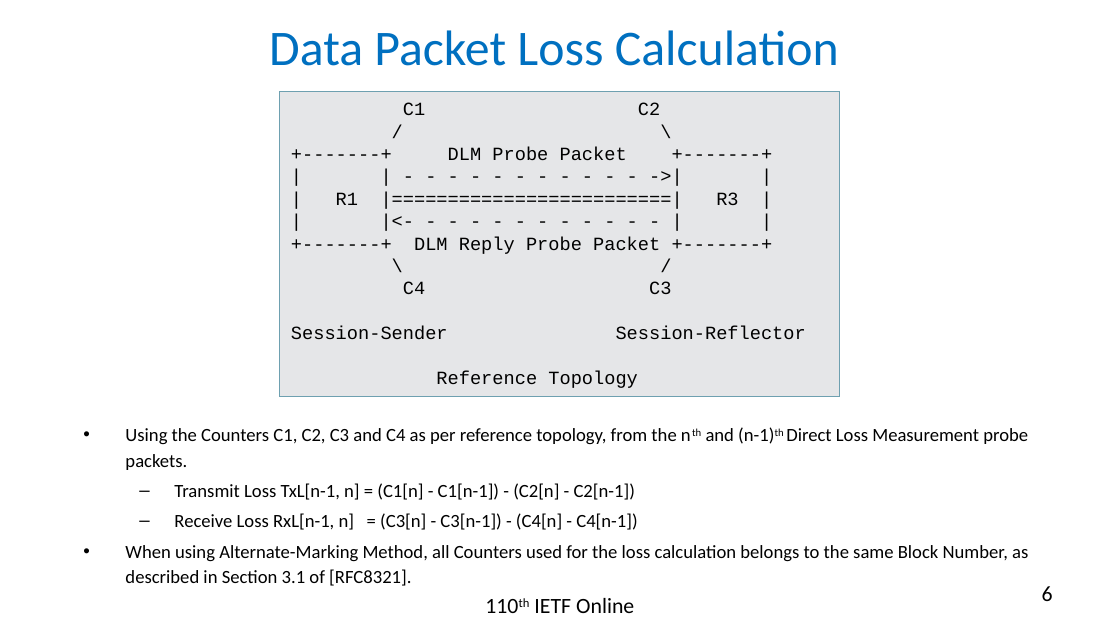
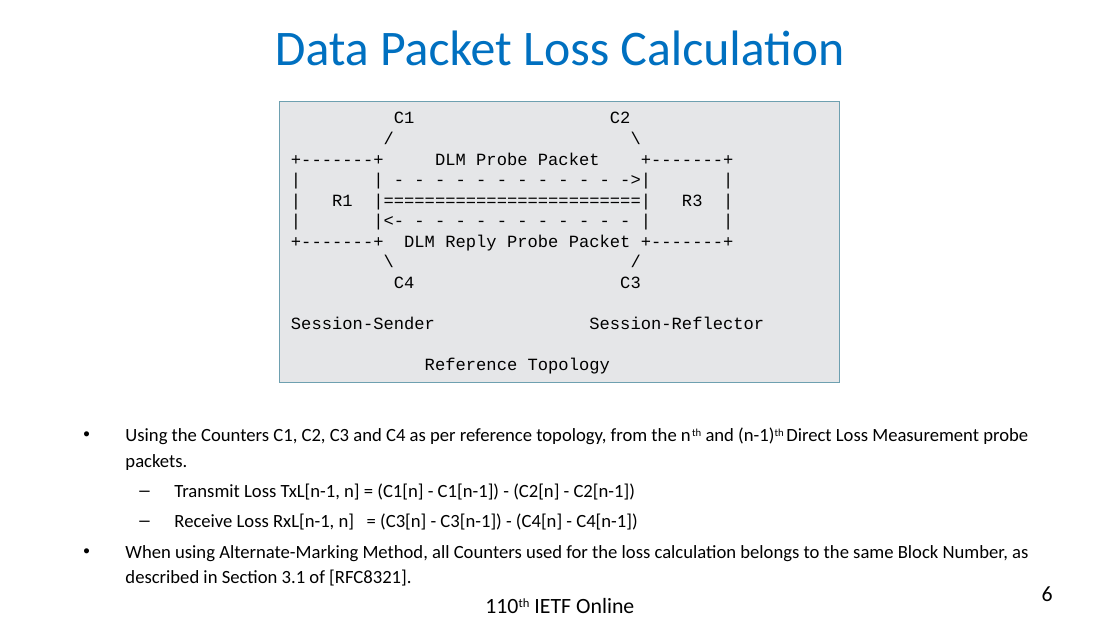
Before and after one commit to rakgandhi/ietf-slides, a slide deck: slide 6 of draft-gandhi-ippm-simple-direct-loss-00.pptx. Drawn at 1120x630 pixels with LibreOffice and Linux fonts; fonts in the diff are those of the drawing. Boxes give left, top, right and bottom in pixels: in the first picture for what was removed or moved away, otherwise in the second. Text is boxed around its words. In the diff, an @@ line names an element or a change of style, - is before the commit and + after.

```diff
--- a/draft-gandhi-ippm-simple-direct-loss-00.pptx
+++ b/draft-gandhi-ippm-simple-direct-loss-00.pptx
@@ title "Data Packet Loss Calculation": place and size @@
-title "Data Packet Loss Calculation" at bbox=[269, 30, 839, 66]
+title "Data Packet Loss Calculation" at bbox=[275, 30, 844, 66]
@@ rectangle "C1 C2": place and size @@
-rectangle "C1 C2" at bbox=[280, 92, 840, 398]
+rectangle "C1 C2" at bbox=[280, 102, 840, 383]
@@ rectangle "C1 C2" at bbox=[280, 102, 840, 383]: size 12 to 11 pt @@
```
Also in this commit, not shown: 2 other slides changed, 1 slide added, 1 other file.
